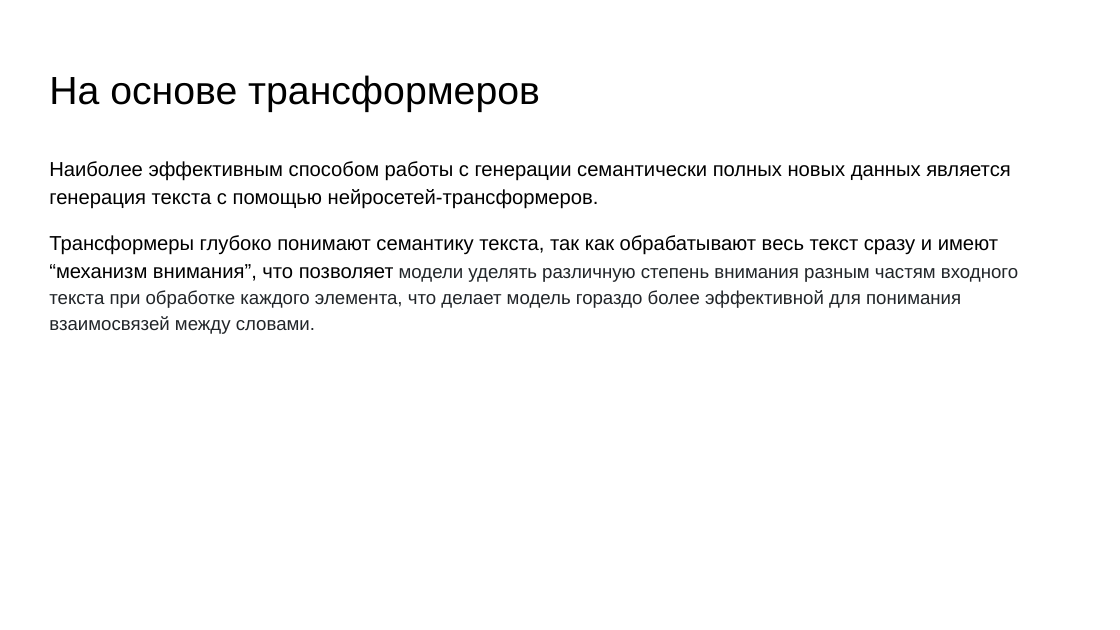
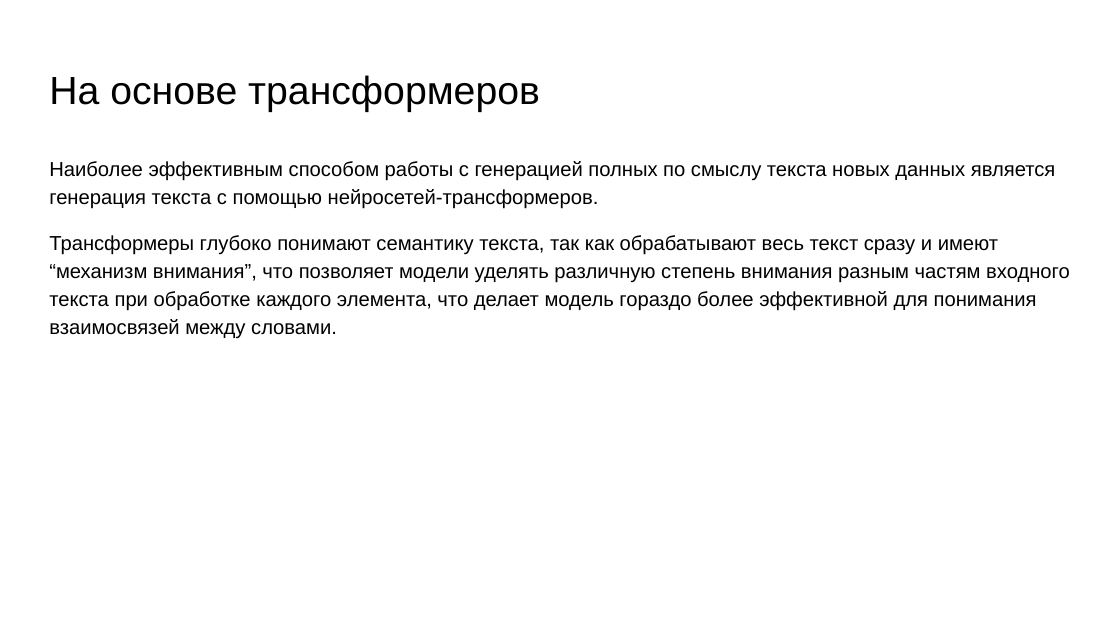
Before and after one commit to IvanEfremovSPBU/Text-Summarization, a slide deck: slide 15 of Суммаризация.pptx. Drawn at 1120x630 pixels with LibreOffice and Linux fonts; fonts in the diff are those of the drawing. Boxes give left, top, right and bottom in pixels: in the first picture for what was removed or moved away, otherwise in the second. Text is boxed around its words. In the diff, an @@ line names an element or a change of style, - is before the commit and + after.

```diff
--- a/Суммаризация.pptx
+++ b/Суммаризация.pptx
@@ text at (x1=49, y1=161, x2=1055, y2=209): text changed @@
-Наиболее эффективным способом работы с генерации семантически полных новых данных является генерация текста с помощью нейросетей-трансформеров.
+Наиболее эффективным способом работы с генерацией полных по смыслу текста новых данных является генерация текста с помощью нейросетей-трансформеров.
@@ text at (x1=49, y1=235, x2=1070, y2=338): size 12 to 13 pt, text colour #212529 to #000000 in "модели уделять различную степень внимания разным частям ..." @@
```
Also in this commit, not shown: 8 other slides changed, 2 other files.
